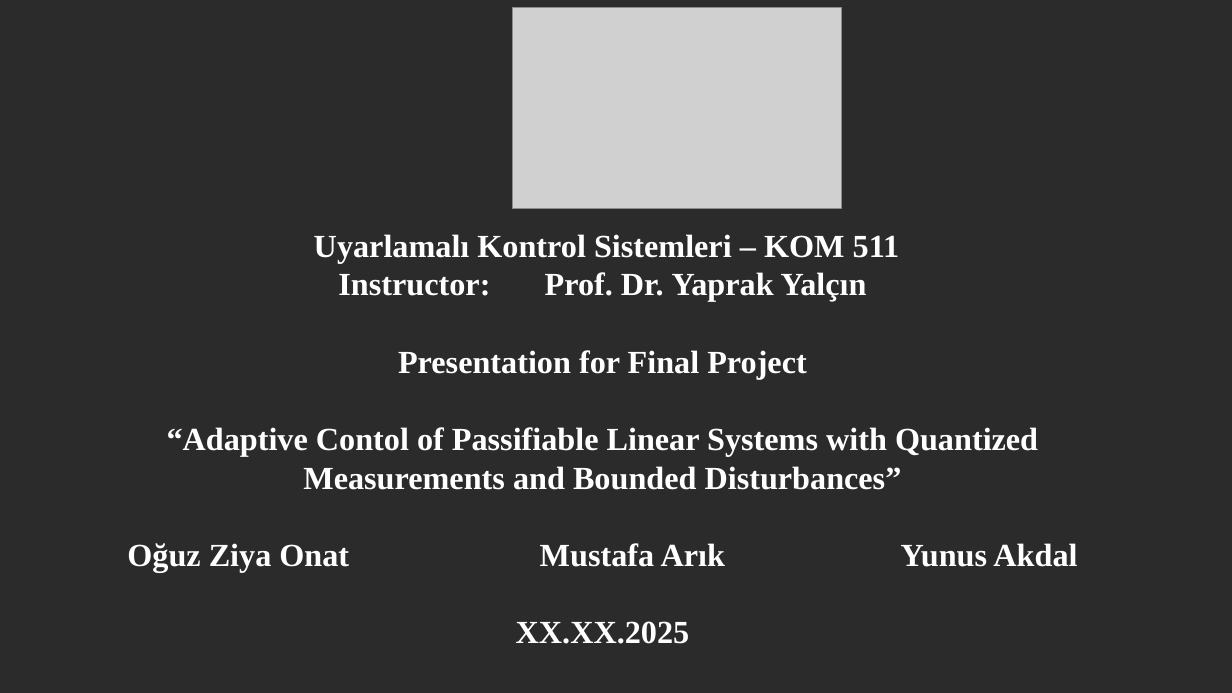
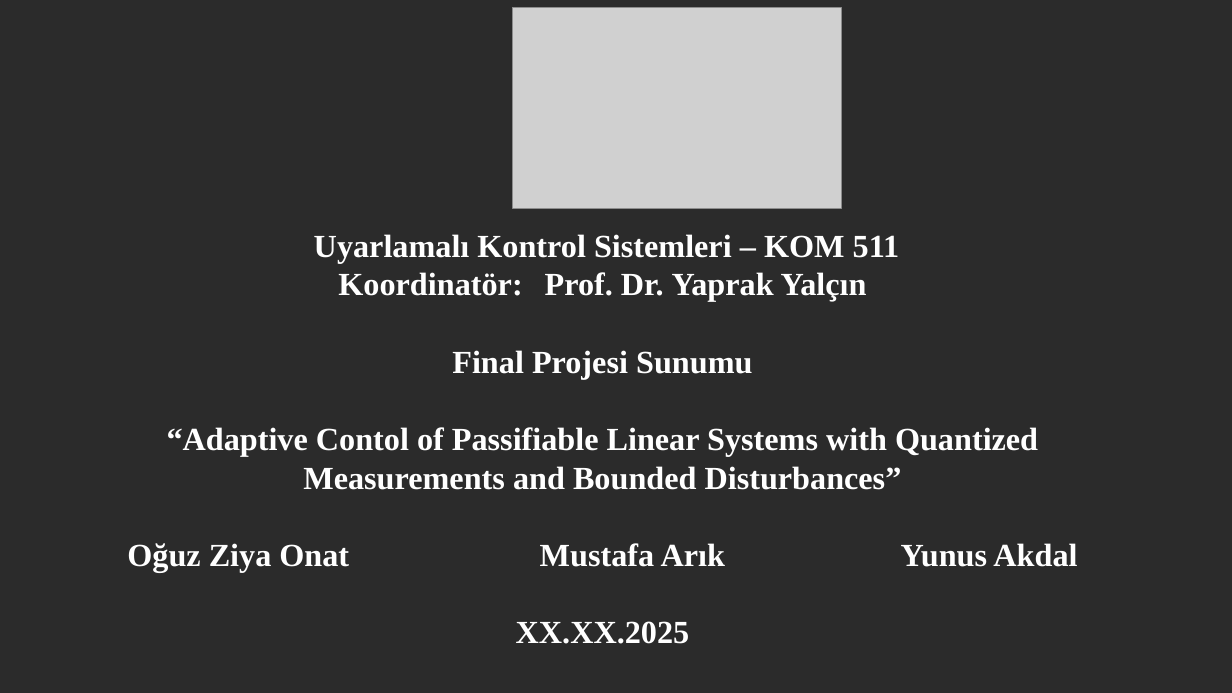
Before and after one commit to MrSkyGodz/KOM-511-Adaptive-Control, a slide deck: slide 1 of FinalProject/presentation_v0.pptx. Drawn at 1232x693 pixels with LibreOffice and Linux fonts; fonts in the diff are those of the drawing; grey boxes stand for pictures; background and template pictures are left out; a plain dark background stands for a picture behind light text. Boxes give left, top, right and bottom in pixels: in the first picture for what was removed or moved away, otherwise in the second. Text is boxed around its words. In the diff, an @@ line names an element or a change of style, - is before the commit and + after.

```diff
--- a/FinalProject/presentation_v0.pptx
+++ b/FinalProject/presentation_v0.pptx
@@ text at bbox=[338, 272, 867, 379]: text changed @@
-Instructor: Prof. Dr. Yaprak Yalçın
-Presentation for Final Project
+Koordinatör: Prof. Dr. Yaprak Yalçın
+Final Projesi Sunumu
```
Also in this commit, not shown: 6 other slides changed, 4 slides added, 1 slide removed.
